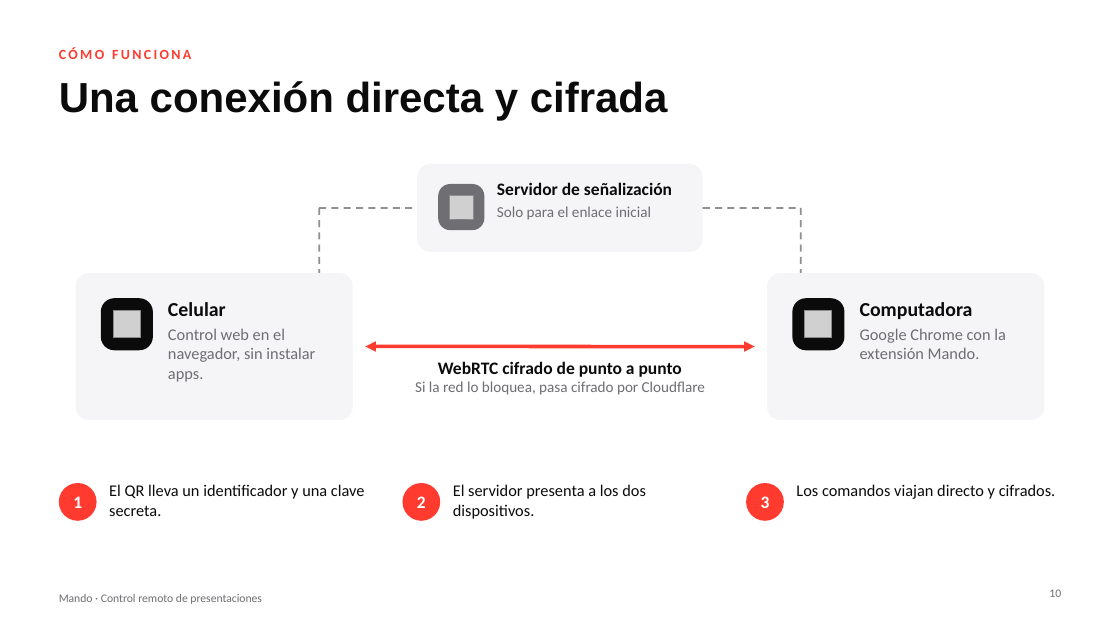
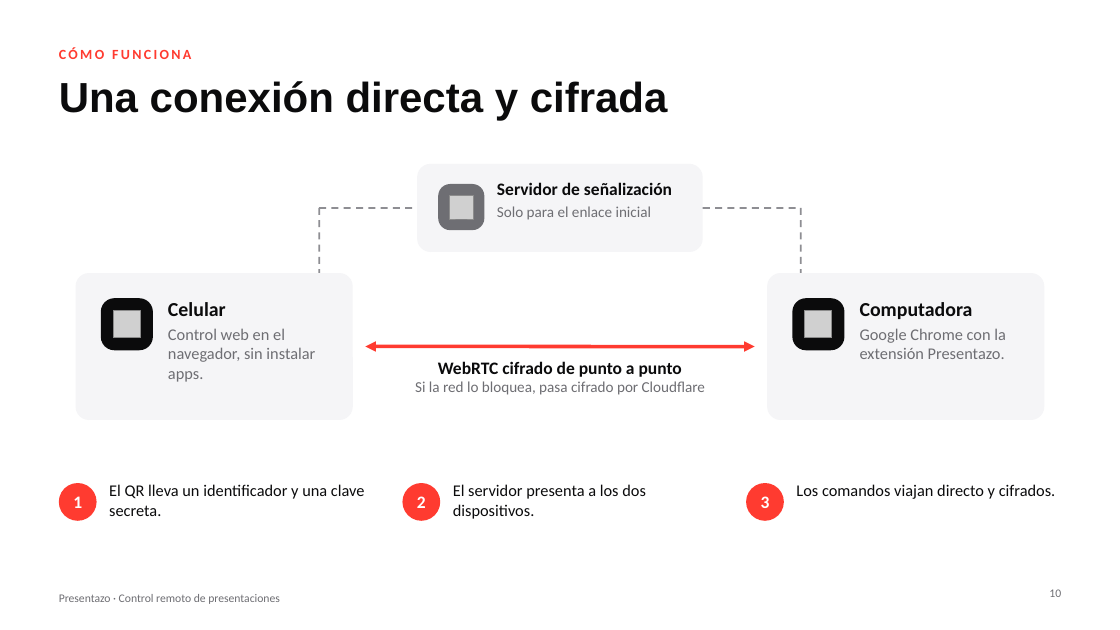
Before and after one commit to mjmc4498/mando, a slide deck: slide 10 of presentacion/mando.pptx. Drawn at 1120x630 pixels with LibreOffice and Linux fonts; fonts in the diff are those of the drawing; grey boxes stand for pictures. Boxes give left, top, right and bottom in pixels: in the first picture for what was removed or moved away, otherwise in the second. Text is boxed around its words. In the diff, an @@ line names an element or a change of style, - is before the commit and + after.

```diff
--- a/presentacion/mando.pptx
+++ b/presentacion/mando.pptx
@@ text at bbox=[860, 328, 1006, 359]: text changed @@
-Google Chrome con la extensión Mando.
+Google Chrome con la extensión Presentazo.
@@ text at bbox=[59, 594, 280, 604]: text changed @@
-Mando · Control remoto de presentaciones
+Presentazo · Control remoto de presentaciones
```
Also in this commit, not shown: 13 other slides changed, 1 other file.
